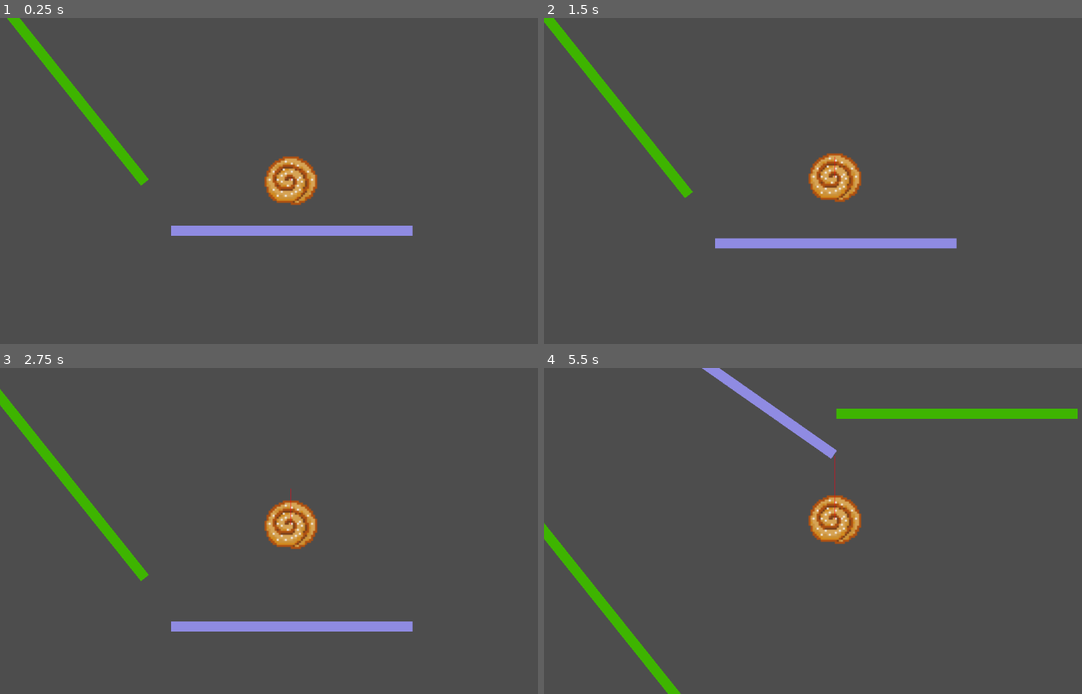
Above: before the commit, frames 1-4 (two rows, left to right).
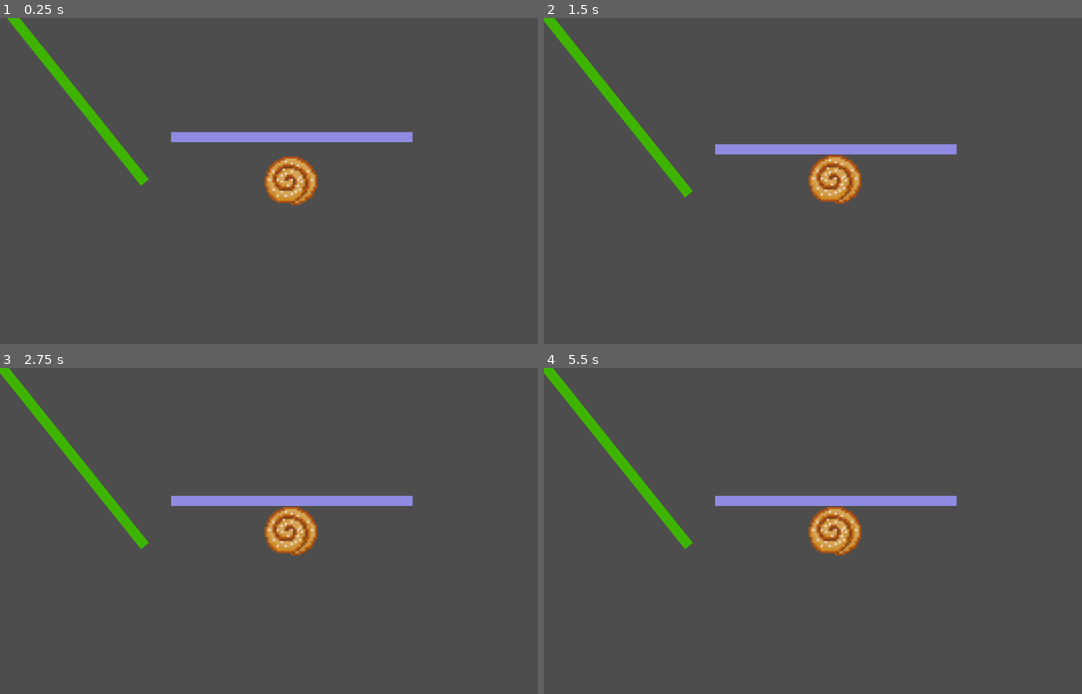
Above: after the commit, the same moments.

Repository: Rembane/ggj-bubbles-2025
Game: Godot game, scene res://root.tscn
The game is run twice, just before and just after one commit, with the same random seed, the same clock (stepped at 60 frames per second) and the same inputs.
Inputs (mouse positions are in pixels of both pictures, inside the frame that each line leads up to):
- Up to frame 1 (0.25 s): no input
- Up to frame 2 (1.5 s): tap Enter at 0.5, 1.35 s; move the mouse to (963, 164) at 0.52 s; tap Q at 0.6 s; click (963, 164) at 0.67 s; move the mouse to (716, 197) at 1.27 s; hold S from 1.28 s (still down)
- Up to frame 3 (2.75 s): move the mouse to (349, 459) at 2.02 s; release S at 2.03 s; tap F at 2.1 s
- Up to frame 4 (5.5 s): move the mouse to (807, 596) at 2.77 s; tap one key every 0.75 s from 2.85 s: Q Enter F Q; click (807, 596) at 2.92 s; move the mouse to (1006, 579) at 3.52 s; hold S from 3.53 s (still down); move the mouse to (662, 482) at 4.27 s; move the mouse to (861, 531) at 5.02 s; click (861, 531) at 5.17 s

The runs differ from the first frame. In frame 1, 2.8% of the frame differs, in the area x 31-77%, y 34-67%; in frame 2, 3.8%; in frame 3, 6.6%; in frame 4, 7.4%, in the area x 0-100%, y 0-100%.

Commit message:
Prototype done?

Diff:
--- a/camera.gd
+++ b/camera.gd
@@ -4,9 +4,9 @@
 
 # Called when the node enters the scene tree for the first time.
 func _ready():
-	pass # Replace with function body.
+    pass # Replace with function body.
 
 # Called every frame. 'delta' is the elapsed time since the previous frame.
 func _process(delta):
-	if object:
-		position = position.lerp(object.position, 5 * delta)
+    if object:
+        position = position.lerp(object.position, 5 * delta)
--- a/player.gd
+++ b/player.gd
@@ -3,66 +3,100 @@
 
 # Called when the node enters the scene tree for the first time.
 func _ready() -> void:
-	velocity = Vector2()
+    velocity = Vector2()
 
 # Called every frame. 'delta' is the elapsed time since the previous frame.
 func _process(delta: float) -> void:
-	$VelocityMeter.clear_points()
-	$VelocityMeter.add_point(Vector2.ZERO)
-	$VelocityMeter.add_point(velocity)
+    $VelocityMeter.clear_points()
+    $VelocityMeter.add_point(Vector2.ZERO)
+    $VelocityMeter.add_point(gravity_momentum)
+    $VelocityMeter.add_point(velocity)
 
-	$InputDisplay.clear_points()
-	$InputDisplay.add_point(Vector2.ZERO)
-	$InputDisplay.add_point(input * 100)
+    $InputDisplay.clear_points()
+    $InputDisplay.add_point(Vector2.ZERO)
+    $InputDisplay.add_point(input * 100)
 
 const GRAVITY = Vector2(0, -30.0)
-const WALK_SPEED = 1000
+const WALK_SPEED = 500
 const DASH_SPEED = 3000
 const BORINGNESS = 0.3
+
+var reset_timer = 0
+var stickiness = 1.2
+var dashes = 2
 var input = Vector2()
 var surface_normal = Vector2.UP
 var gravity_momentum = Vector2.ZERO
 var movement_momentum = Vector2.ZERO
+var respawn_point = Vector2.ZERO
+var last_collision = Vector2.ZERO
 
 func _physics_process(delta):
-	input = Input.get_vector("move_left", "move_right", "move_up", "move_down")
-	gravity_momentum = gravity_momentum.lerp(Vector2.ZERO, 0.1 * delta) # Terminal Velocity
-	movement_momentum = movement_momentum.lerp(Vector2.ZERO, 2 * delta)
+    input = Input.get_vector("move_left", "move_right", "move_up", "move_down")
+    gravity_momentum = gravity_momentum.lerp(Vector2.ZERO, 0.1 * delta) # Terminal Velocity
+    movement_momentum = movement_momentum.lerp(Vector2.ZERO, 2 * delta)
 
-	velocity = movement_momentum.limit_length(1500) + gravity_momentum
+    velocity = movement_momentum.limit_length(1500) + gravity_momentum
 
-	var kinematic_collision = move_and_collide(velocity * delta)
-	if kinematic_collision:
-		surface_normal = kinematic_collision.get_normal()
-		var offset = Vector2(0, $CollisionShape2D.shape.radius * 2)
-		$"../NormalDisplay".clear_points()
-		$"../NormalDisplay".add_point(kinematic_collision.get_position() + offset)
-		$"../NormalDisplay".add_point(kinematic_collision.get_position() + offset + surface_normal * 100)
+    var kinematic_collision = move_and_collide(velocity * delta)
+    if kinematic_collision:
+        surface_normal = kinematic_collision.get_normal()
+        var offset = Vector2(0, $CollisionShape2D.shape.radius * 2) + kinematic_collision.get_position()
+        dashes = 2
 
-		if kinematic_collision.get_collider().get_meta("sticky", false):
-			velocity -= velocity.project(surface_normal) #Cancel movement in normal direction
-			var normal_input = input.project(surface_normal.orthogonal())
-			movement_momentum = normal_input * WALK_SPEED # Walk along plane
+        if kinematic_collision.get_collider().get_meta("sticky", false):
+            velocity -= velocity.project(surface_normal) #Cancel movement in normal direction
 
-			gravity_momentum = -surface_normal * 200 * delta # Sticky surfaces
+            if Input.is_action_pressed("set_respawn"):
+                reset_timer += delta
 
-		elif kinematic_collision.get_collider().get_meta("bouncy", false):
-			gravity_momentum = gravity_momentum.bounce(surface_normal) * 1.3
-			movement_momentum = movement_momentum.bounce(surface_normal) * 1.3
-		elif kinematic_collision.get_collider().get_meta("danger", false):
-			reset()
-	else:
-		gravity_momentum += GRAVITY * delta
-		movement_momentum += (input.project(GRAVITY.orthogonal())) * (WALK_SPEED * delta)
+            if reset_timer > 0.5:
+                respawn_point = kinematic_collision.get_position()
+                $"../NormalDisplay".clear_points()
+                $"../NormalDisplay".add_point(offset)
+                $"../NormalDisplay".add_point(offset + surface_normal * 100)
 
+            if Input.is_action_pressed("stick"):
+                if stickiness > 0:
+                    var normal_input = input.project(surface_normal.orthogonal())
+                    movement_momentum = normal_input * WALK_SPEED # Walk along plane
+                    gravity_momentum = -surface_normal * (250 + stickiness) * delta # Sticky surfaces
+                    stickiness -= (1 + normal_input.length_squared()) * delta
+                else:
+                    gravity_momentum += surface_normal.project(GRAVITY.orthogonal()) * 10
+            else:
+                gravity_momentum = gravity_momentum.bounce(surface_normal) * 0.1
+                movement_momentum = movement_momentum.bounce(surface_normal) * 0.1
+
+        elif kinematic_collision.get_collider().get_meta("bouncy", false):
+            gravity_momentum = gravity_momentum.bounce(surface_normal) * 1.3
+            movement_momentum = movement_momentum.bounce(surface_normal) * 1.3
+        elif kinematic_collision.get_collider().get_meta("danger", false):
+            reset()
+    else:
+        gravity_momentum += GRAVITY * delta
+        movement_momentum += input * (WALK_SPEED / 10) * delta
+        reset_timer = 0
 
 func _input(event):
-	if event.is_action_pressed("dash"):
-		movement_momentum = input.normalized() * DASH_SPEED
-		gravity_momentum = Vector2.ZERO
-	elif event.is_action_pressed("reset"):
-		reset()
+    if event.is_action_pressed("dash"):
+        input = Input.get_vector("move_left", "move_right", "move_up", "move_down")
+        if input != Vector2.ZERO and dashes > 0:
+            movement_momentum = input.normalized() * DASH_SPEED
+            gravity_momentum = Vector2.ZERO
+            dashes -= 1
+            stickiness = 1.2
+    elif event.is_action_pressed("reset"):
+        reset()
+    elif event.is_action_pressed("quit"):
+        get_tree().quit()
+    elif event.is_action_released("set_respawn"):
+        reset_timer = 0
 
 func reset():
-		position = Vector2.ZERO
-		velocity = Vector2.ZERO
+    position = respawn_point
+    gravity_momentum = Vector2.ZERO
+    movement_momentum = Vector2.ZERO
+    velocity = Vector2.ZERO
+    stickiness = 1.2
+    dashes = 2
--- a/project.godot
+++ b/project.godot
@@ -51,6 +51,21 @@
 "events": [Object(InputEventJoypadButton,"resource_local_to_scene":false,"resource_name":"","device":-1,"button_index":0,"pressure":0.0,"pressed":false,"script":null)
 ]
 }
+quit={
+"deadzone": 0.5,
+"events": [Object(InputEventJoypadButton,"resource_local_to_scene":false,"resource_name":"","device":-1,"button_index":6,"pressure":0.0,"pressed":true,"script":null)
+]
+}
+set_respawn={
+"deadzone": 0.5,
+"events": [Object(InputEventJoypadMotion,"resource_local_to_scene":false,"resource_name":"","device":-1,"axis":5,"axis_value":1.0,"script":null)
+]
+}
+stick={
+"deadzone": 0.5,
+"events": [Object(InputEventJoypadMotion,"resource_local_to_scene":false,"resource_name":"","device":-1,"axis":4,"axis_value":1.0,"script":null)
+]
+}
 
 [rendering]
 
--- a/root.tscn
+++ b/root.tscn
@@ -1,10 +1,12 @@
-[gd_scene load_steps=4 format=3 uid="uid://cqd33lalj72xw"]
+[gd_scene load_steps=5 format=3 uid="uid://cqd33lalj72xw"]
 
 [ext_resource type="Script" path="res://camera.gd" id="1_0rypt"]
 [ext_resource type="PackedScene" uid="uid://u1ixbpdb4qva" path="res://player.tscn" id="1_0vwuh"]
 
 [sub_resource type="RectangleShape2D" id="RectangleShape2D_grg0g"]
 size = Vector2(478, 20)
+
+[sub_resource type="RectangleShape2D" id="RectangleShape2D_0y350"]
 
 [node name="Root" type="Node2D"]
 
@@ -31,6 +33,7 @@
 default_color = Color(0.878988, 0.86197, 0, 1)
 
 [node name="Sticky" type="StaticBody2D" parent="."]
+position = Vector2(0, -186)
 metadata/sticky = true
 metadata/bouncy = false
 metadata/danger = false
@@ -39,6 +42,29 @@
 shape = SubResource("RectangleShape2D_grg0g")
 
 [node name="ColorRect" type="ColorRect" parent="Sticky/CollisionShape2D"]
+anchors_preset = 8
+anchor_left = 0.5
+anchor_top = 0.5
+anchor_right = 0.5
+anchor_bottom = 0.5
+offset_left = -239.0
+offset_top = -10.0
+offset_right = 239.0
+offset_bottom = 10.0
+grow_horizontal = 2
+grow_vertical = 2
+color = Color(0.561764, 0.546802, 0.884769, 1)
+
+[node name="Sticky6" type="StaticBody2D" parent="."]
+position = Vector2(0, 3158)
+metadata/sticky = true
+metadata/bouncy = false
+metadata/danger = false
+
+[node name="CollisionShape2D" type="CollisionShape2D" parent="Sticky6"]
+shape = SubResource("RectangleShape2D_grg0g")
+
+[node name="ColorRect" type="ColorRect" parent="Sticky6/CollisionShape2D"]
 anchors_preset = 8
 anchor_left = 0.5
 anchor_top = 0.5
@@ -195,3 +221,27 @@
 grow_horizontal = 2
 grow_vertical = 2
 color = Color(0.24199, 0.707254, 3.85046e-07, 1)
+
+[node name="Sticky5" type="StaticBody2D" parent="."]
+position = Vector2(-1, 1246)
+rotation = 0.785397
+metadata/sticky = true
+metadata/bouncy = false
+metadata/danger = false
+
+[node name="CollisionShape2D" type="CollisionShape2D" parent="Sticky5"]
+shape = SubResource("RectangleShape2D_0y350")
+
+[node name="ColorRect" type="ColorRect" parent="Sticky5/CollisionShape2D"]
+anchors_preset = 8
+anchor_left = 0.5
+anchor_top = 0.5
+anchor_right = 0.5
+anchor_bottom = 0.5
+offset_left = -10.0
+offset_top = -10.0
+offset_right = 10.0
+offset_bottom = 10.0
+grow_horizontal = 2
+grow_vertical = 2
+color = Color(0.561764, 0.546802, 0.884769, 1)
